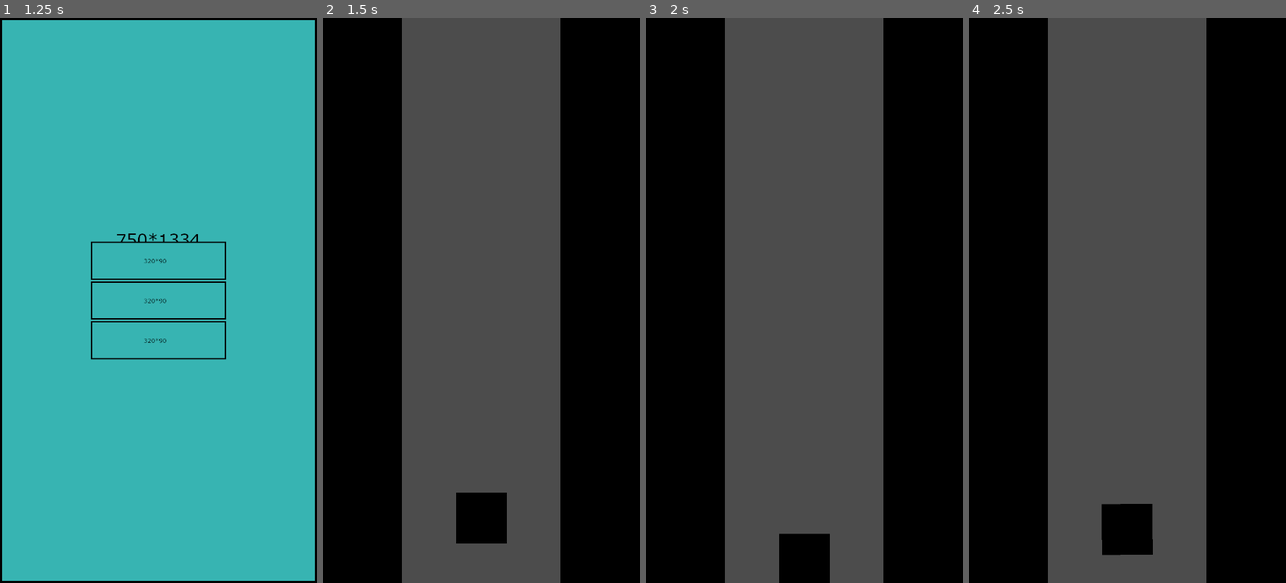
Above: before the commit, frames 1-4 (left to right).
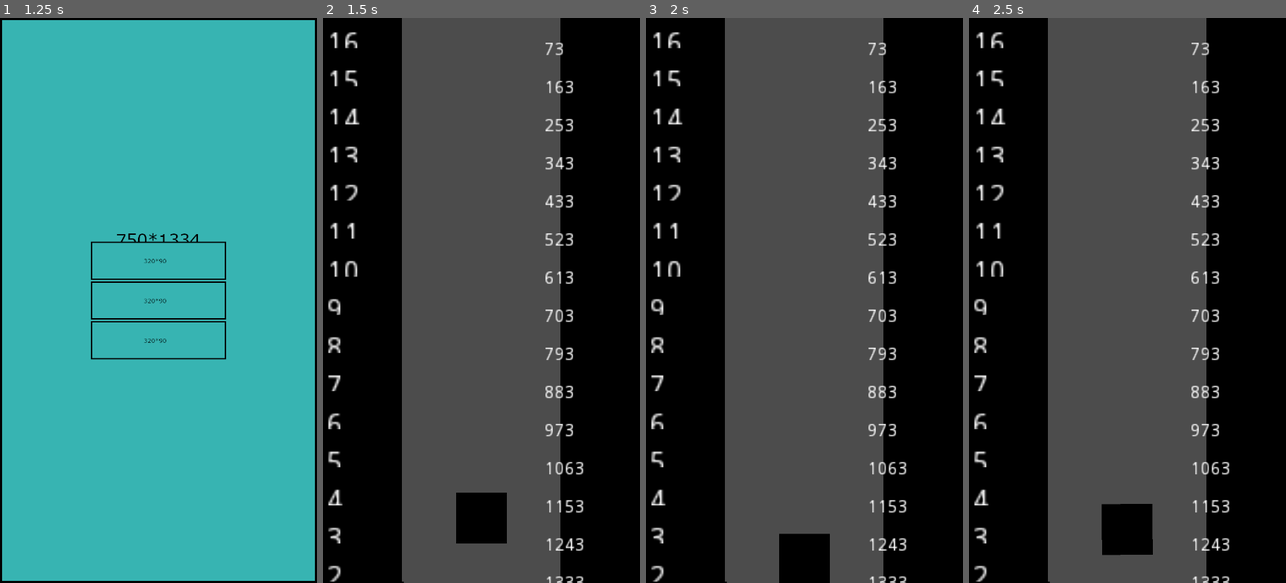
Above: after the commit, the same moments.

Repository: koryslaby/Godot_Game_Development
Game: Godot game, scene res://scenes/Start_Screen.tscn
Two runs of this game, one before a commit and one after it. Both use one fixed random seed, a clock stepped at 60 frames per second and the inputs below.
Inputs (mouse positions are in pixels of both pictures, inside the frame that each line leads up to):
- Up to frame 1 (1.25 s): click (161, 537) at 0.5 s
- Up to frame 2 (1.5 s): click (481, 260) at 1.25 s
- Up to frame 3 (2 s): no input
- Up to frame 4 (2.5 s): tap Space (Jump) at 2.27 s

Frame 1 is identical in both runs. In frame 2, 3.0% of the frame differs, in the area x 1-83%, y 2-100%; in frame 3, 3.0%; in frame 4, 3.0%.
Error before the commit: Invalid operands 'float' and 'Nil' in operator '-'. (res://scripts/levels_s.gd:76)

Commit message:
Fixed level spawn positions and added display testing information

Diff:
--- a/Jumper_Squish/game/scenes/Menu_Screen.gd
+++ b/Jumper_Squish/game/scenes/Menu_Screen.gd
@@ -1,11 +1,11 @@
 extends Control
 
 var scene = load("res://scenes/World.tscn")
+onready var screen_size = self.get_viewport_rect().size
 
 func _ready():
-	# Called when the node is added to the scene for the first time.
-	# Initialization here
-	pass
+	print("screen size is: ", screen_size)
+	Global.set_screen_size(screen_size)
 
 
 func _on_Button1_button_up():
--- a/Jumper_Squish/game/scenes/levels_s.tscn
+++ b/Jumper_Squish/game/scenes/levels_s.tscn
@@ -2,6 +2,13 @@
 
 [ext_resource path="res://scripts/levels_s.gd" type="Script" id=1]
 [ext_resource path="res://assets/Level_Sizes/Level.png" type="Texture" id=2]
+
+[sub_resource type="RectangleShape2D" id=1]
+
+resource_local_to_scene = true
+custom_solver_bias = 0.0
+extents = Vector2( 10, 10 )
+_sections_unfolded = [ "Resource" ]
 
 [sub_resource type="RectangleShape2D" id=2]
 
@@ -10,17 +17,14 @@
 extents = Vector2( 10, 10 )
 _sections_unfolded = [ "Resource" ]
 
-[sub_resource type="RectangleShape2D" id=3]
-
-resource_local_to_scene = true
-custom_solver_bias = 0.0
-extents = Vector2( 10, 10 )
-_sections_unfolded = [ "Resource" ]
-
 [node name="levels_s" type="Node2D" index="0"]
 
-position = Vector2( 0, 635.602 )
+position = Vector2( 6.66899, 150.579 )
 script = ExtResource( 1 )
+_sections_unfolded = [ "Transform" ]
+__meta__ = {
+"_edit_group_": true
+}
 
 [node name="right" type="StaticBody2D" parent="." index="0"]
 
@@ -32,7 +36,10 @@
 constant_angular_velocity = 0.0
 friction = 1.0
 bounce = 0.0
-_sections_unfolded = [ "Collision", "Pickable", "Transform" ]
+_sections_unfolded = [ "Collision", "Pickable", "Transform", "Z Index" ]
+__meta__ = {
+"_edit_group_": true
+}
 
 [node name="right_sprite" type="Sprite" parent="right" index="0"]
 
@@ -53,6 +60,10 @@
 constant_angular_velocity = 0.0
 friction = 1.0
 bounce = 0.0
+_sections_unfolded = [ "Transform" ]
+__meta__ = {
+"_edit_group_": true
+}
 
 [node name="left_sprite" type="Sprite" parent="left" index="0"]
 
@@ -61,6 +72,53 @@
 
 [node name="left_collision" type="CollisionShape2D" parent="left" index="1"]
 
-shape = SubResource( 3 )
+shape = SubResource( 2 )
+
+[node name="Level_counter" type="Label" parent="." index="2"]
+
+anchor_left = 0.0
+anchor_top = 0.0
+anchor_right = 0.0
+anchor_bottom = 0.0
+margin_left = 105.0
+margin_top = -34.0
+margin_right = 145.0
+margin_bottom = -3.0
+rect_scale = Vector2( 5, 5 )
+rect_pivot_offset = Vector2( 0, 0 )
+rect_clip_content = false
+mouse_filter = 2
+mouse_default_cursor_shape = 0
+size_flags_horizontal = 1
+size_flags_vertical = 4
+text = "0"
+percent_visible = 1.0
+lines_skipped = 0
+max_lines_visible = -1
+_sections_unfolded = [ "Rect" ]
+
+[node name="Position" type="Label" parent="." index="3"]
+
+anchor_left = 0.0
+anchor_top = 0.0
+anchor_right = 0.0
+anchor_bottom = 0.0
+margin_left = 523.0
+margin_top = -18.0
+margin_right = 670.0
+margin_bottom = 13.0
+rect_scale = Vector2( 3, 3 )
+rect_pivot_offset = Vector2( 0, 0 )
+rect_clip_content = false
+mouse_filter = 2
+mouse_default_cursor_shape = 0
+size_flags_horizontal = 1
+size_flags_vertical = 4
+text = "0
+"
+percent_visible = 1.0
+lines_skipped = 0
+max_lines_visible = -1
+_sections_unfolded = [ "Rect" ]
 
 [connection signal="inclosure_end" from="." to="." method="_on_levels_s_inclosure_end"]
--- a/Jumper_Squish/game/scripts/Global.gd
+++ b/Jumper_Squish/game/scripts/Global.gd
@@ -3,6 +3,8 @@
 var diff_speeds = false setget set_diff_speeds
 var collors = false setget set_collors
 var diff_heights = false setget set_diff_heights
+var level = 0 setget set_level_num,get_level_num
+var screen_size = Vector2(750,1333) setget set_screen_size,get_screen_size
 
 func set_diff_speeds(value):
 	diff_speeds = value
@@ -12,3 +14,15 @@
 
 func set_diff_heights(value):
 	diff_heights = value
+
+func set_level_num(value):
+	level += value
+
+func get_level_num():
+	return level
+
+func set_screen_size(value):
+	screen_size = value
+
+func get_screen_size():
+	return screen_size
--- a/Jumper_Squish/game/scripts/World.gd
+++ b/Jumper_Squish/game/scripts/World.gd
@@ -6,7 +6,7 @@
 onready var camera = get_node("level_movement")
 onready var camera_tween = get_node("smoth_camera_movement")
 var closing_level = 0
-var spawn = Vector2(0,1290)
+var spawn = Vector2(0,1333)
 var camera_start_position = Vector2()
 var level_margin = 2
 var max_levels = 100
@@ -34,15 +34,26 @@
 	for i in range(0,max_levels):
 		var new_level = Levels.instance()
 		add_child_below_node(player, new_level)
-		new_level.set_position(spawn)
 		if Global.diff_speeds == true:
 			random_speeds(new_level)
 		if Global.collors == true:
 			pass
 		if Global.diff_heights == true:
 			new_level.randome_level_heights()
+		if i == 0:
+			spawn.y += new_level.get_text_height()
 		spawn.y -= new_level.get_text_height()
-		print("spawn point is: ", spawn.y)
+		print("--------------------------------")
+		print("in levels infor: ")
+		new_level.display_level_counter()
+
+		print("--------------------------------")
+		print("level_number is: ", Global.get_level_num())
+		print("spawning info")
+		print("spawn.y is: ", spawn.y)
+		print("new_level.get_textheight is: ", new_level.get_text_height())
+		new_level.set_position(spawn)
+		new_level.display_position(new_level.get_position().y)
 		if i > 0:
 			last_level.set_next_level(new_level)
 		if i == 0:
--- a/Jumper_Squish/game/scripts/levels_s.gd
+++ b/Jumper_Squish/game/scripts/levels_s.gd
@@ -6,6 +6,8 @@
 onready var left_collision = get_node("left/left_collision")
 onready var left_sprite = get_node("left/left_sprite")
 onready var right_sprite = get_node("right/right_sprite")
+onready var level_counter = get_node("Level_counter")
+onready var position_detect = get_node("Position")
 var col_margin = 3
 var inclose = false setget set_inclose,get_inclose
 var next_level setget set_next_level,get_next_level
@@ -21,6 +23,25 @@
 
 var left_vel= Vector2(1,0) setget set_left_vel
 var right_vel = Vector2(-1,0) setget set_right_vel
+
+#temp vars/funcs
+var print_level = true
+
+func display_level_counter():
+	var pos = Vector2(self.get_position().x, self.get_text_height()/2)
+	self.incrument_level_counter()
+	var num = Global.get_level_num()
+	var display_num = str(num)
+	level_counter.set_text(display_num)
+	level_counter.set_position(pos)
+
+func incrument_level_counter():
+	Global.set_level_num(1);
+
+func display_position(value):
+	var pos = str(value)
+	position_detect.set_text(pos)
+#temp vars/funcs
 
 
 func get_text_height():
@@ -53,11 +74,18 @@
 	texture_height = texture.get_height()
 	collision_maker()
 
+func ChangePositionInParent(height):
+	var new_pos_left = Vector2(0,height)
+	var new_pos_right = Vector2(Global.get_screen_size().x, height)
+	left.set_position(new_pos_left)
+	right.set_position(new_pos_right)
+
 func collision_maker():
 	var left_h = (left_sprite.texture.get_height() - col_margin)/2
 	var left_w = (left_sprite.texture.get_width() - col_margin)/2
 	var right_h = (right_sprite.texture.get_height() - col_margin)/2
 	var right_w = (right_sprite.texture.get_width() - col_margin)/2
+	ChangePositionInParent(right_h)
 	var colShapeRight = Vector2(right_w-1, right_h)
 	var colShapeLeft = Vector2(left_w, left_h)
 	right.add_to_group("levels")
@@ -70,10 +98,11 @@
 	camera_mover.y = left_h * 2
 
 func _ready():
-	pass
+	self.collision_maker()
 
 func inclose():
 	var check_point = right.position.x - check_point_right
+
 	if inclose == true && check_point > screen_half:
 		collision_maker()
 		var right_pos = right.get_position()
@@ -86,6 +115,7 @@
 	if check_point <= screen_half && signal_emit == true:
 		emit_signal("inclosure_end")
 		emit_signal("move_camera", camera_mover)
+
 		signal_emit = false
 
 func _process(delta):
Not shown: 1 places in Jumper_Squish/game/scenes/levels_s.tscn that only renumber resources
Not shown, changed: Jumper_Squish/.DS_Store
